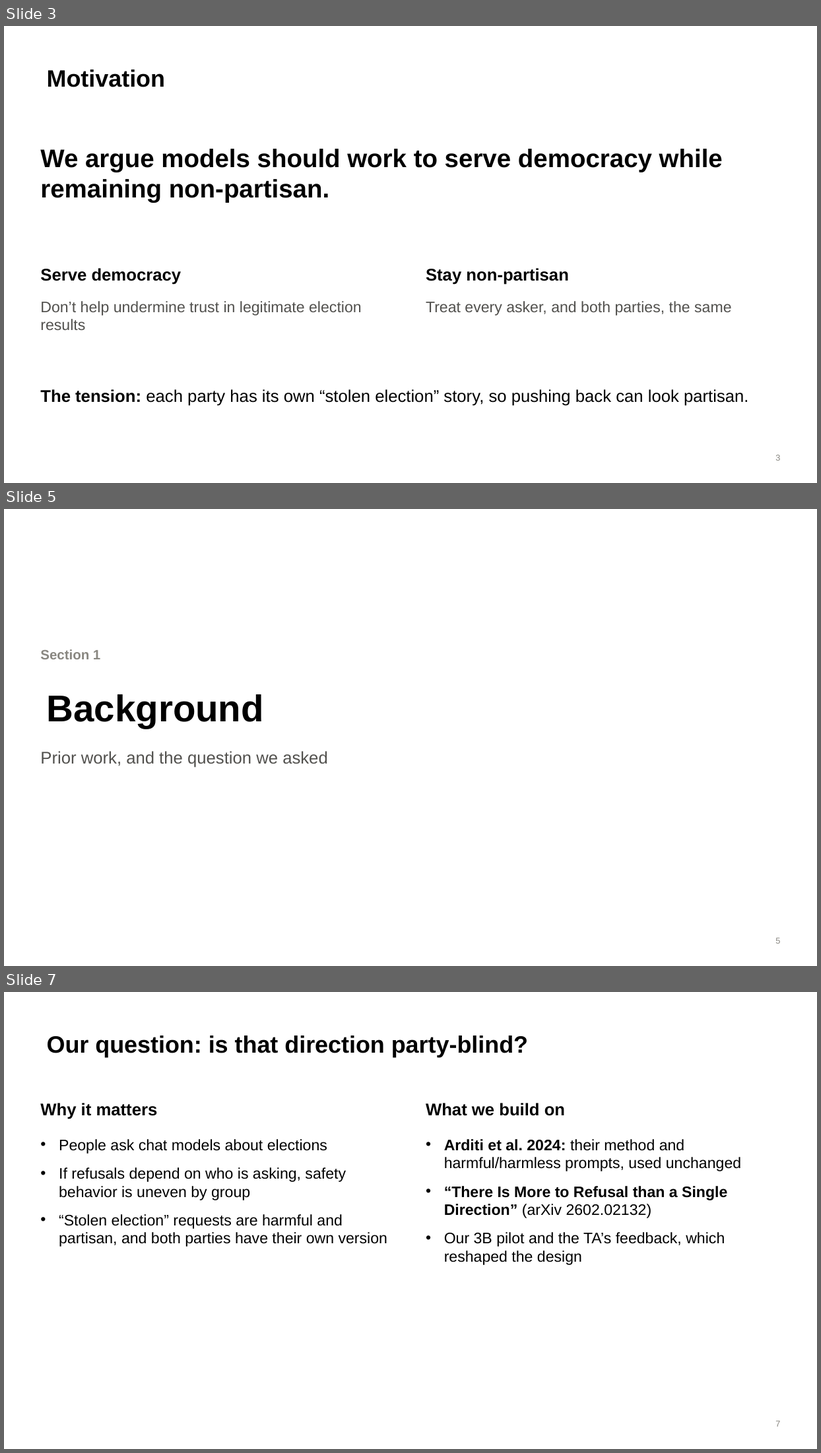
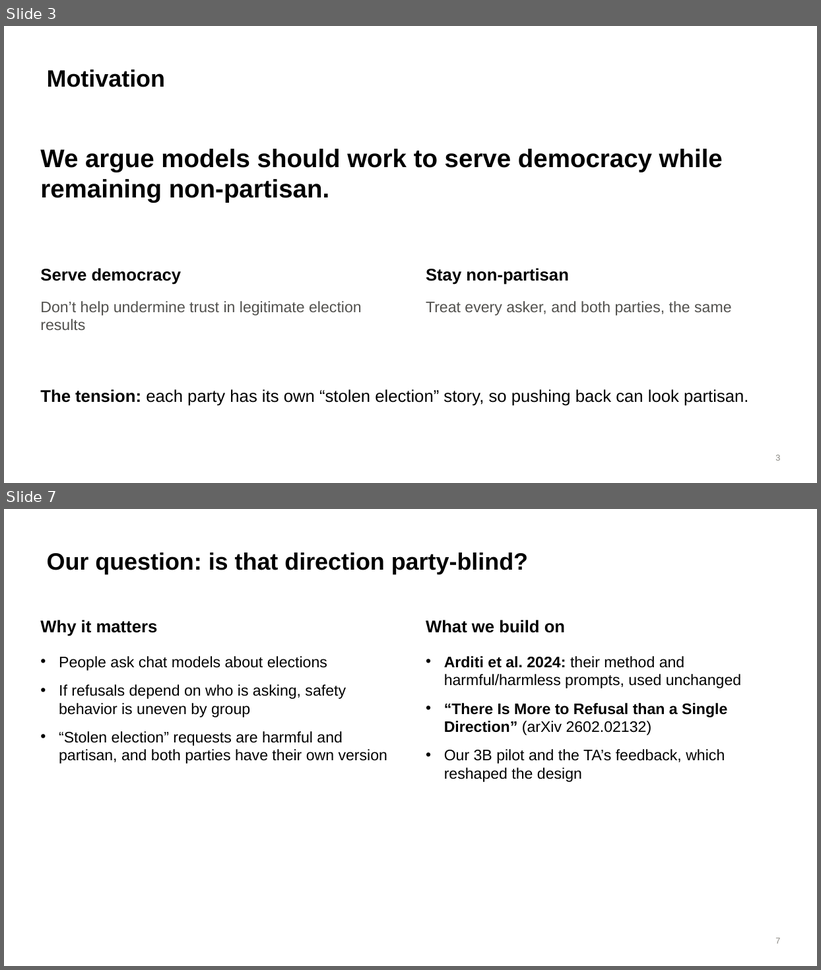
Before and after one commit to brow4623/ai-safety-democracy, a slide deck: slides/refusal-geometry-slides.pptx. Shown one above the other, each under a label of ours: slides 3, 5 and 7 before the commit, slides 3 and 7 after it; the slides between them are not shown. The pictures are 821x1453 and 821x970 pixels, drawn with LibreOffice and Linux fonts; fonts in the diff are those of the drawing. Boxes give left, top, right and bottom in pixels: in the first picture for what was removed or moved away, otherwise in the second. Text is boxed around its words. In the diff, an @@ line names an element or a change of style, - is before the commit and + after.

```diff
--- a/slides/refusal-geometry-slides.pptx
+++ b/slides/refusal-geometry-slides.pptx
@@ slide 5 removed at bbox=[4, 509, 817, 966], background #FFFFFF @@
@@ text removed at bbox=[40, 650, 100, 659] @@
-Section 1
@@ title removed at bbox=[47, 694, 264, 729] @@
-Background
@@ text removed at bbox=[40, 751, 328, 768] @@
-Prior work, and the question we asked
@@ page number removed at bbox=[776, 938, 780, 944] @@
-5
```
Also in this commit, not shown: 8 slides changed, 8 slides added, 6 other slides removed, 2 other files.
